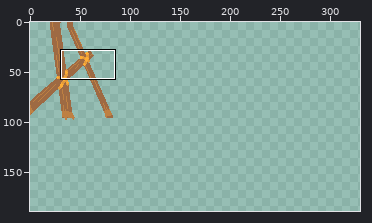
Pixel-art file, stored at pages/assets/world0/s4.aseprite. Above, an overview of the earlier version with the close-up marked.
Close-up. Before the edit:
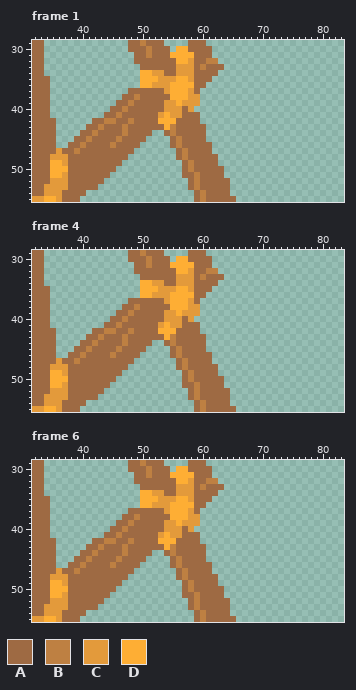
330x189 pixels, 6 frames. Shown: frame 1: x 32..83, y 29..55; frame 4: x 32..83, y 29..55; frame 6: x 32..83, y 29..55. The commit also changed other frames or places, which this record leaves out.
Palette (. is transparent): A #9e6a43  B #be8042  C #e39a3b  D #feae34
Pixels before, frame 1, first column x 32:
29 AA..............AABAAA....AAA.....
30 AA..............AAABAAA.DDAAAA....
31 AA...............AABAAADDDDAAA....
32 AA...............AAAAAAADDCAABB...
33 AA................AAAAAACCCABAAA..
34 AA................DDCCAACCCAAAA...
35 AAA...............DDDCCCDDCAAA....
36 AAA...............DDCCCDDDDAA.....
37 AAA.............AAAAAACDDDCA......
38 AAA............AABAAAAADDDCC......
39 AAA...........AABAAAAACCDCCC......
40 AAA..........AABAAAAAACCCAC.......
41 AAA.........AABAAAAAACDCCAAA......
42 AAAA......AABBAABAAAADDDAAAA......
43 AAAA.....AABAAABAAAAAADBAAAAA.....
44 AAAA....AABAAAABAAAA..ABAAAAA.....
45 AAAA...AABAAAABAAAA....ABAAAA.....
46 AAAA..AABAAAABAAAA.....ABAAAAA....
47 AAAACAABAAAAAAAAA.......ABAAAA....
48 AAACCCAAAAAAAAAA........ABAAAAA...
49 AAADDCAAAAAAAAA..........ABAAAA...
50 AAADDDAAAAAAAA...........ABAAAAA..
51 AAADDCAAAAAAA............AABAAAA..
52 AAACCCAAAAAA..............ABAAAAA.
53 AACCCCAAAAA...............ABAAAAA.
54 AACCCAAAA..................ABAAAA.
55 CCDDCAAA...................ABAAAAA
Pixels before, frame 4, first column x 32:
29 AA..............AABAAA....AAA.....
30 AA..............AAABAAA.DDAAAA....
31 AA...............AABAAADDDDAAA....
32 AA...............AAAAAAADDCAABB...
33 AA................AAAAAACCCABAAA..
34 AA................DDCCAACCCAAAA...
35 AAA...............DDDCCCDDCAAA....
36 AAA...............DDCCCDDDDAA.....
37 AAA.............AAAAAACDDDCA......
38 AAA............AABAAAAADDDCC......
39 AAA...........AABAAAAACCDCCC......
40 AAA..........AABAAAAAACCCAC.......
41 AAA.........AABAAAAAACDCCAAA......
42 AAAA......AABBAABAAAADDDAAAA......
43 AAAA.....AABAAABAAAAAADBAAAAA.....
44 AAAA....AABAAAABAAAA..ABAAAAA.....
45 AAAA...AABAAAABAAAA....ABAAAA.....
46 AAAA..AABAAAABAAAA.....ABAAAAA....
47 AAAACAABAAAAAAAAA.......ABAAAA....
48 AAACCCAAAAAAAAAA........ABAAAAA...
49 AAADDCAAAAAAAAA..........ABAAAA...
50 AAADDDAAAAAAAA...........ABAAAAA..
51 AAADDCAAAAAAA............AABAAAA..
52 AAACCCAAAAAA..............ABAAAAA.
53 AACCCCAAAAA...............ABAAAAA.
54 AACCCAAAA..................ABAAAA.
55 CCDDCAAA...................ABAAAAA
Pixels before, frame 6, first column x 32:
29 AA..............AABAAA....AAA.....
30 AA..............AAABAAA.DDAAAA....
31 AA...............AABAAADDDDAAA....
32 AA...............AAAAAAADDCAABB...
33 AA................AAAAAACCCABAAA..
34 AA................DDCCAACCCAAAA...
35 AAA...............DDDCCCDDCAAA....
36 AAA...............DDCCCDDDDAA.....
37 AAA.............AAAAAACDDDCA......
38 AAA............AABAAAAADDDCC......
39 AAA...........AABAAAAACCDCCC......
40 AAA..........AABAAAAAACCCAC.......
41 AAA.........AABAAAAAACDCCAAA......
42 AAAA......AABBAABAAAADDDAAAA......
43 AAAA.....AABAAABAAAAAADBAAAAA.....
44 AAAA....AABAAAABAAAA..ABAAAAA.....
45 AAAA...AABAAAABAAAA....ABAAAA.....
46 AAAA..AABAAAABAAAA.....ABAAAAA....
47 AAAACAABAAAAAAAAA.......ABAAAA....
48 AAACCCAAAAAAAAAA........ABAAAAA...
49 AAADDCAAAAAAAAA..........ABAAAA...
50 AAADDDAAAAAAAA...........ABAAAAA..
51 AAADDCAAAAAAA............AABAAAA..
52 AAACCCAAAAAA..............ABAAAAA.
53 AACCCCAAAAA...............ABAAAAA.
54 AACCCAAAA..................ABAAAA.
55 CCDDCAAA...................ABAAAAA
After:
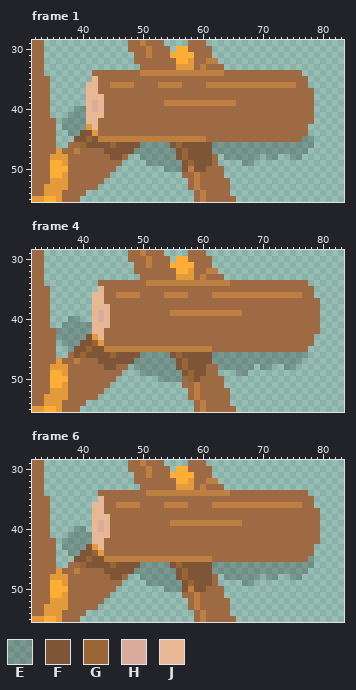
Colours new in this view: E #00000033  F #7e5536  G #986635  H #d9ac9d  J #e8b796
Changes in this commit:
layer "shadow" now shown
layer "foreground" now shown
Changed rows in their new state; - is an unchanged pixel.
Frame 1, layers "foreground", "shadow":
first column x 37:
34 -----AAAAAAAABBBBBBBBBBBBBBAAAAAAAAAAAAA--
35 -----JAAAAAAAAAAAAAAAA---AAAAAAAAAAAAAAAA-
36 ----JJAABBBBAAAABBBBAA--BBBBBBBBBBBBBBBAA-
37 ----JJAAAAA------AAAAA-AAAAAAAAAAAAAAAAAAA
38 ----JJJAAA--A-----AAAAAAAAAAAAAAAAAAAAAAAA
39 ----JHJAA--A-----BBBBBBBBBBBBAAAAAAAAAAAAA
40 --EEJHJA--A------AAA-AAAAAAAAAAAAAAAAAAAAA
41 -EEEJJJ--A------AAAA---AAAAAAAAAAAAAAAAAAA
42 EEEEJJ-AA--A----AAA----AAAAAAAAAAAAAAAAAAA
43 EEEECJA---A------AA-----AAAAAAAAAAAAAAAAA-
44 -EEFFC----A----AA-A-----AAAAAAAAAAAAAAAAA-
45 --FFGFBBB-BBBBBBBBB-BBBBAAAAAAAAAAAAAAAAEE
46 ---GFFFFGFFFFEEEEEFGFFFFFEEEEEEEEEEEEEEEEE
47 -------FFFFFEEEEEEEFGFFFFEEEEEEEEEEEEEEEE-
48 --------FF---EEEEEEFGFFFF--EEEEEE-EE--EE--
49 --------------EEEEEEFGFFF-----EE----------
50 -----------------EEEF-FF------------------
Frame 4, layers "foreground", "shadow":
first column x 36:
34 -------AAAAAAAABBBBBBBBBBBBBBAAAAAAAAAAAAA--
35 -------JAAAAAAAAAAAAAAA---AAAAAAAAAAAAAAAAA-
36 ------JJAABBBBAAAABBBBA--ABBBBBBBBBBBBBBBAA-
37 ------JJAAAA------AAAAA-AAAAAAAAAAAAAAAAAAAA
38 ------JJJAA--A-----AAAAAAAAAAAAAAAAAAAAAAAAA
39 ------JHJA--A-----ABBBBBBBBBBBBAAAAAAAAAAAAA
40 --EE--JHJ--A------AAA-AAAAAAAAAAAAAAAAAAAAAA
41 -EEEEEJJJ-A------AAAA---AAAAAAAAAAAAAAAAAAAA
42 EEEEEEJJAA--A----AAA----AAAAAAAAAAAAAAAAAAAA
43 EEEEEFCJ---A------AA-----AAAAAAAAAAAAAAAAAA-
44 -EEEFFGC---A----AA-A-----AAAAAAAAAAAAAAAAAA-
45 --EFFGFFBB-BBBBBBBBB-BBBBBAAAAAAAAAAAAAAAA--
46 ---FGFFFFGFFFFEEEEEFGFFFFFEEEEEEEEEEEEEEEE--
47 -------FFFFFFEEEEEEEFGFFFFEEEEEEEEEEEEEEE---
48 --------FF---EEEEEEEFGFFF--EEEEEE-EE--EE----
49 --------------EEEEEEEFGFF-----EE------------
50 -----------------EEEE-GF--------------------
Frame 6, layers "foreground", "shadow":
first column x 37:
34 ------AAAAAAAABBBBBBBBBBBBBBAAAAAAAAAAAAA--
35 ------JAAAAAAAAAAAAAAA---AAAAAAAAAAAAAAAAA-
36 -----JJAABBBBAAAABBBBA--ABBBBBBBBBBBBBBBAA-
37 -----JJAAAA------AAAAA-AAAAAAAAAAAAAAAAAAAA
38 -----JJJAA--A-----AAAAAAAAAAAAAAAAAAAAAAAAA
39 -----JHJA--A-----ABBBBBBBBBBBBAAAAAAAAAAAAA
40 --EE-JHJ--A------AAA-AAAAAAAAAAAAAAAAAAAAAA
41 -EEEEJJJ-A------AAAA---AAAAAAAAAAAAAAAAAAAA
42 EEEEEJJAA--A----AAA----AAAAAAAAAAAAAAAAAAAA
43 EEEEFCJ---A------AA-----AAAAAAAAAAAAAAAAAA-
44 -EEFFGC---A----AA-A-----AAAAAAAAAAAAAAAAAA-
45 --FFGFFBB-BBBBBBBBB-BBBBBAAAAAAAAAAAAAAAAE-
46 ---GFFFFGFFFFEEEEEFGFFFFFEEEEEEEEEEEEEEEEE-
47 -------FFFFFEEEEEEEFGFFFFEEEEEEEEEEEEEEEE--
48 --------FF---EEEEEEFGFFFF--EEEEEE-EE--EE---
49 --------------EEEEEEFGFFF-----EE-----------
50 -----------------EEEF-FF-------------------
